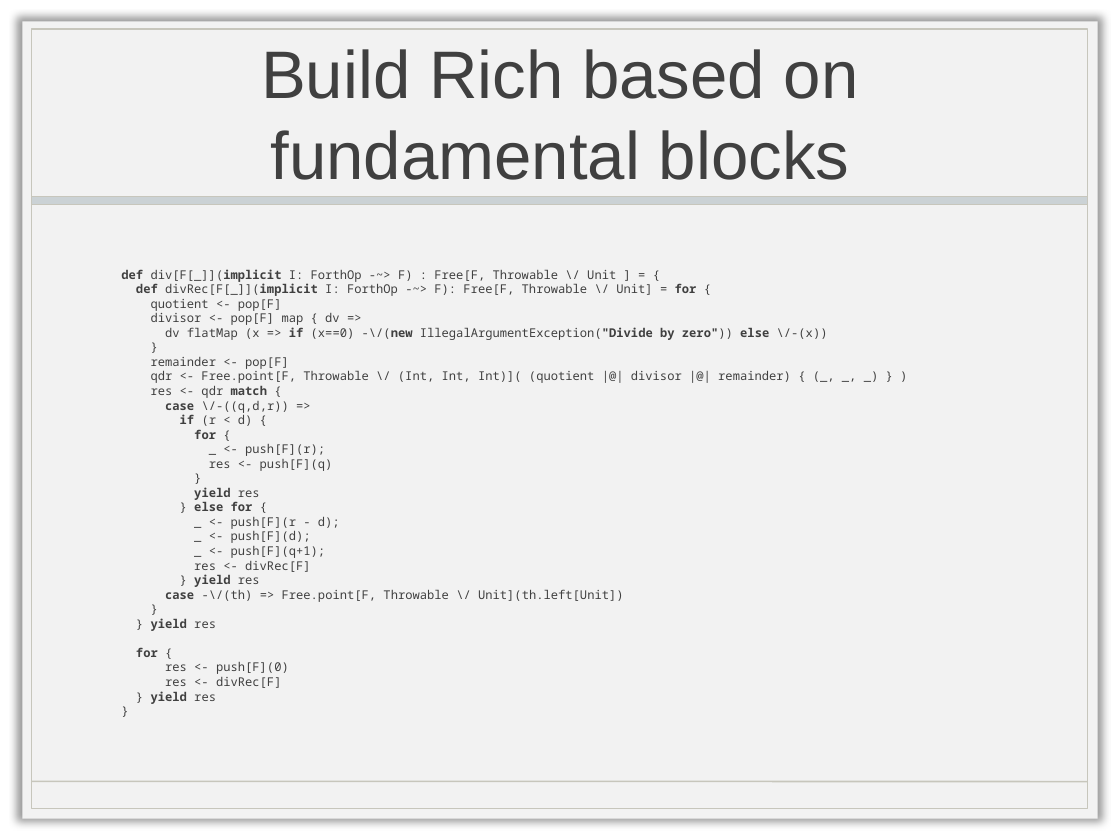
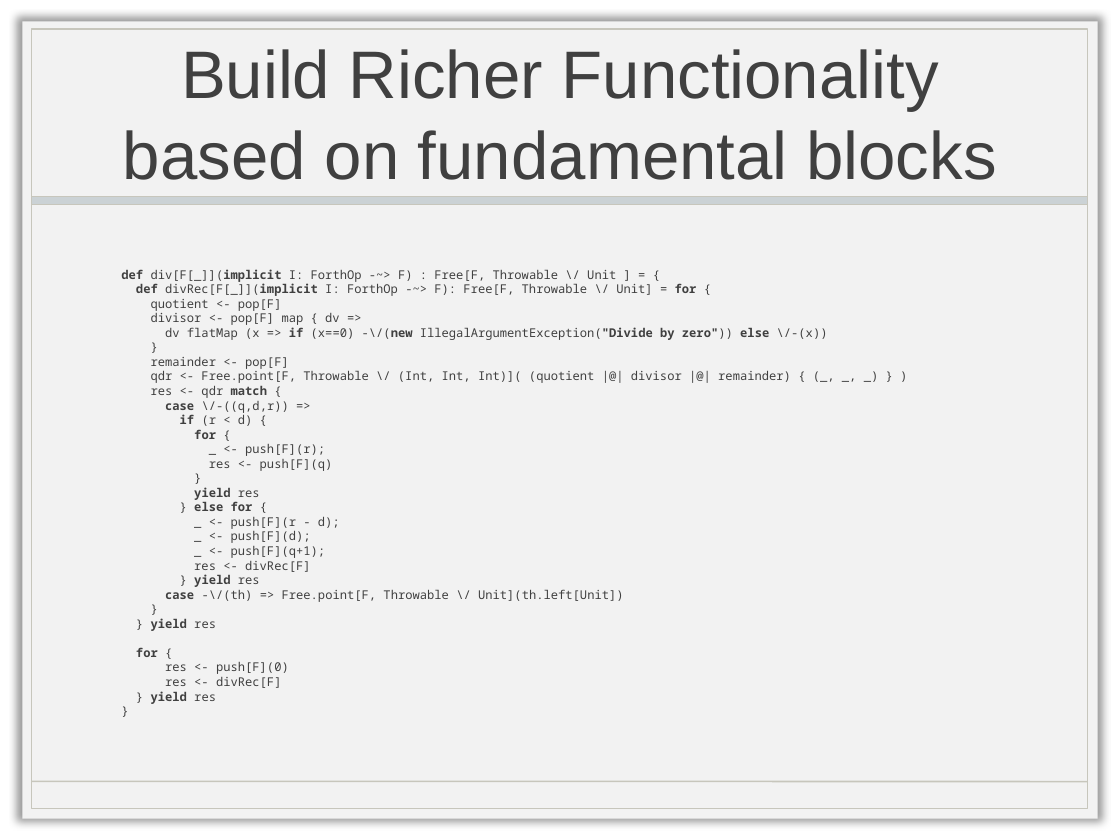
Before and after one commit to turtlecoder/ScalaBayFreeMonads, a slide deck: slide 9 of FreeMonadPresentation.pptx. Drawn at 1120x840 pixels with LibreOffice and Linux fonts; fonts in the diff are those of the drawing; background and template pictures are left out. Boxes give left, top, right and bottom in pixels: in the first picture for what was removed or moved away, otherwise in the second. Text is boxed around its words. In the diff, an @@ line names an element or a change of style, - is before the commit and + after.

Commit message:
Fixed some typos

```diff
--- a/FreeMonadPresentation.pptx
+++ b/FreeMonadPresentation.pptx
@@ title at [123, 49, 996, 180]: text changed @@
-Build Rich based on fundamental blocks
+Build Richer Functionality based on fundamental blocks
```
Also in this commit, not shown: 1 other slide changed.
